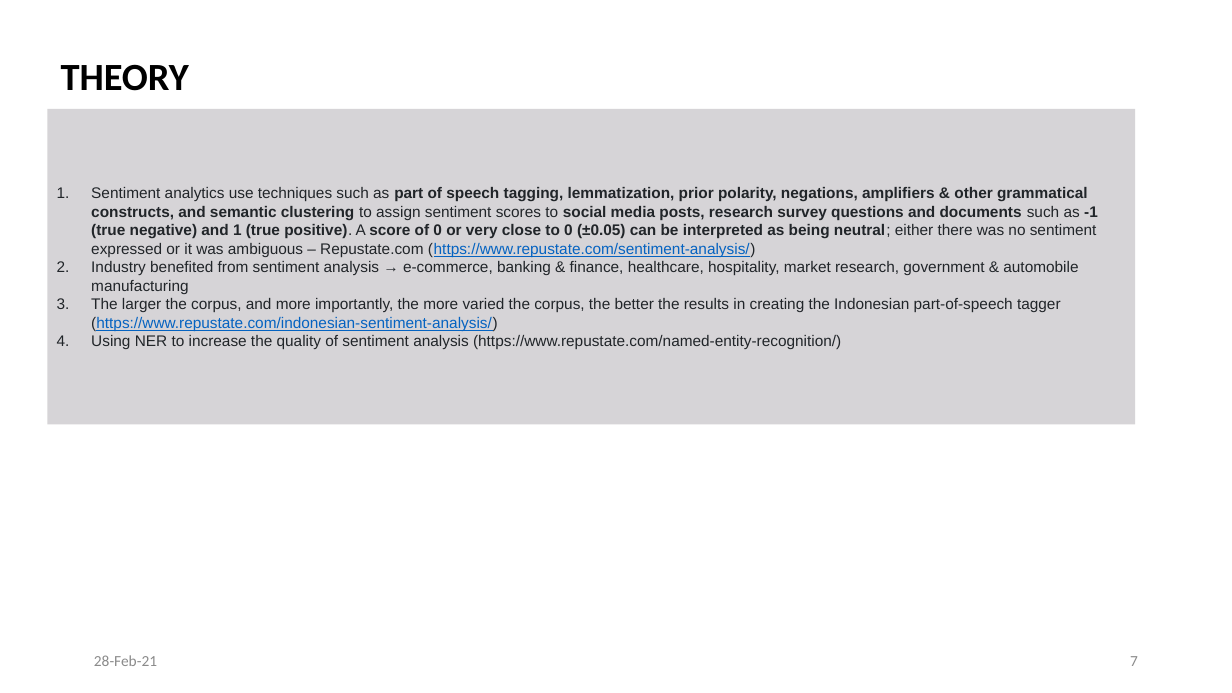
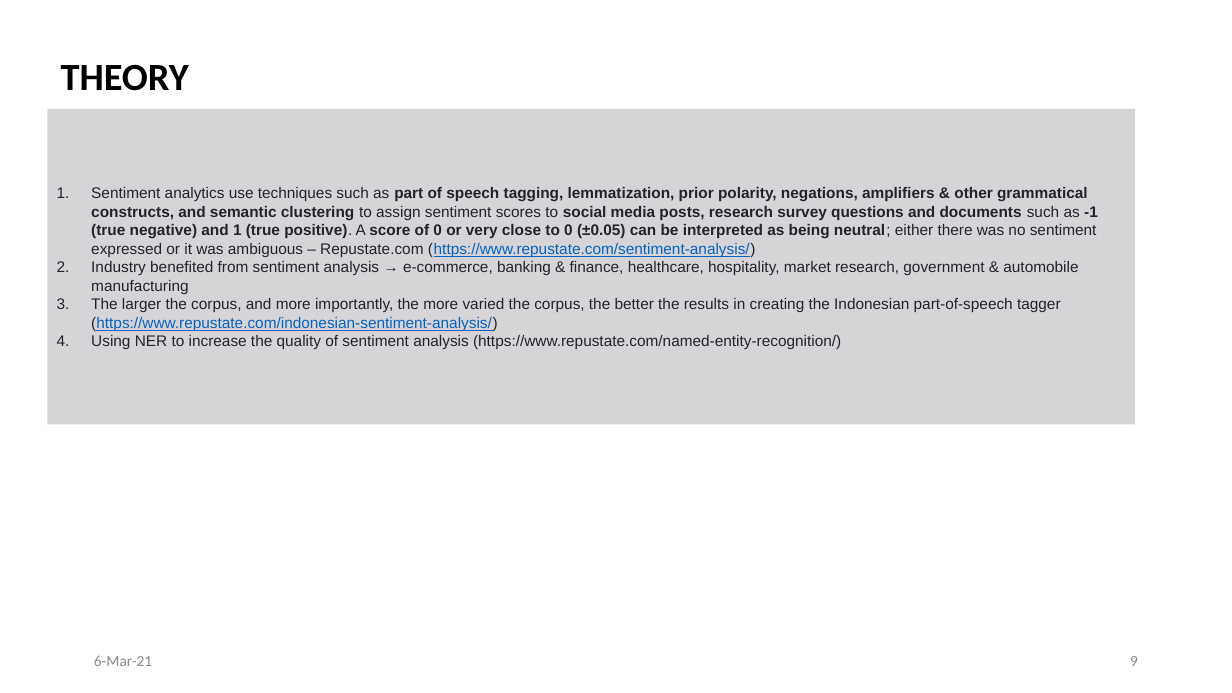
Before and after one commit to Damianus04/data-science-purwadhika-final-project, a slide deck: slide 9 of 0-Final-Project-Overview.pptx (slide 7 before the commit). Drawn at 1232x693 pixels with LibreOffice and Linux fonts; fonts in the diff are those of the drawing. Boxes give left, top, right and bottom in pixels: in the first picture for what was removed or moved away, otherwise in the second. Text is boxed around its words. In the diff, an @@ line names an element or a change of style, - is before the commit and + after.

```diff
--- a/0-Final-Project-Overview.pptx
+++ b/0-Final-Project-Overview.pptx
@@ text at (x1=94, y1=656, x2=152, y2=666): text changed @@
-28-Feb-21
+6-Mar-21
@@ page number at (x1=1130, y1=656, x2=1138, y2=666): text changed @@
-7
+9
```
Also in this commit, not shown: 5 other slides changed, 2 slides added, 3 other files.
